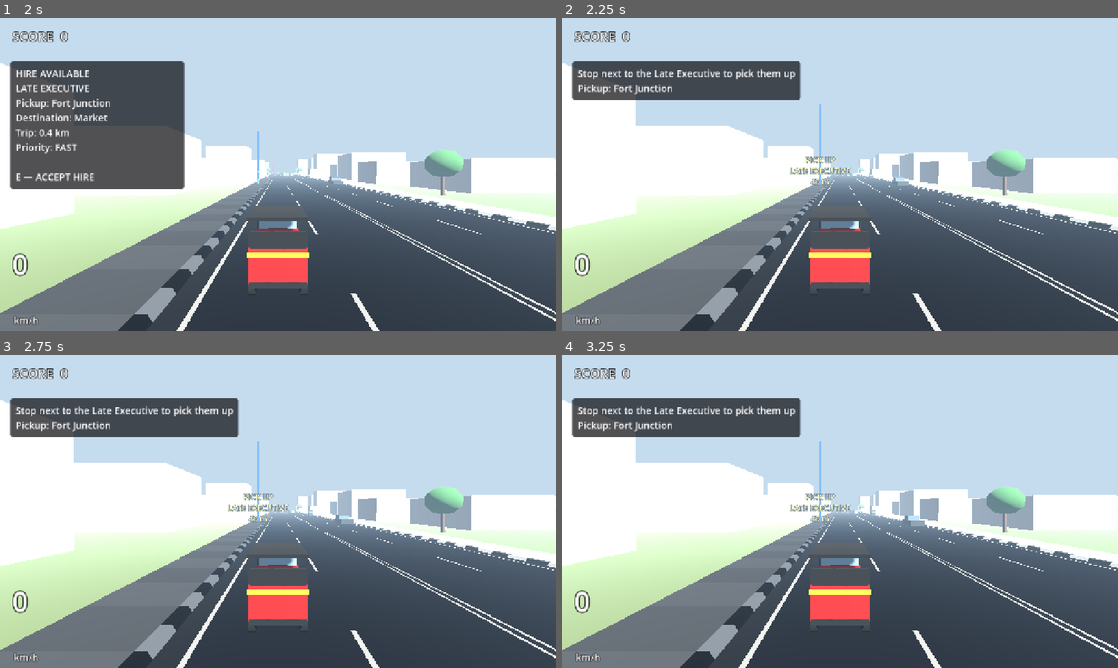
Above: before the commit, frames 1-4 (two rows, left to right).
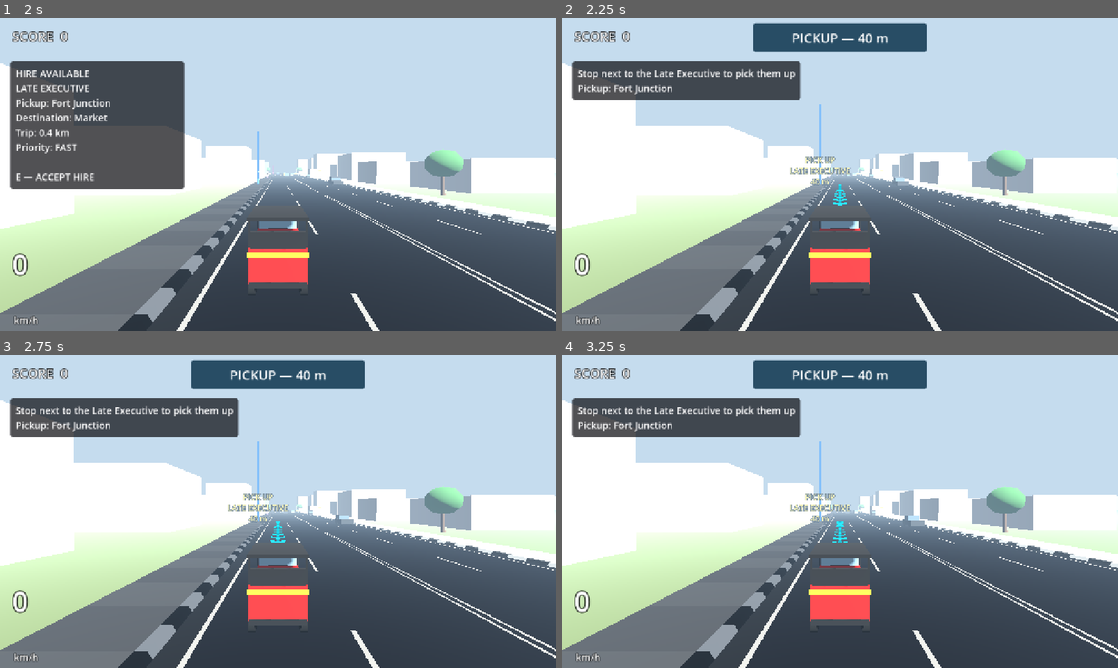
Above: after the commit, the same moments.

Repository: chaven-sl/TukTukColombo
Game: Godot game, scene res://scenes/bootstrap/bootstrap.tscn
The game is run twice, just before and just after one commit, with the same random seed, the same clock (stepped at 60 frames per second) and the same inputs.
Inputs (mouse positions are in pixels of both pictures, inside the frame that each line leads up to):
- Up to frame 1 (2 s): move the mouse to (400, 158) at 0.52 s; hold D (steer_right) 0.53-1.25 s; hold H (horn) 0.53-1.25 s; click (400, 158) at 0.67 s; tap Enter at 1.25 s; drag from (166, 190) to (250, 237) at 1.27 s
- Up to frame 2 (2.25 s): move the mouse to (895, 105) at 2.02 s; hold D (steer_right) from 2.03 s (still down); hold E (interact) from 2.03 s (still down)
- Up to frame 3 (2.75 s): keep holding D (steer_right); keep holding E (interact); tap H (horn) at 2.3 s
- Up to frame 4 (3.25 s): release D (steer_right) at 2.75 s; release E (interact) at 2.75 s; drag from (812, 574) to (673, 464) at 2.77 s

Frame 1 is identical in both runs. In frame 2, 3.0% of the frame differs, in the area x 34-66%, y 1-60%; in frame 3, 3.0%; in frame 4, 3.0%.

Commit message:
feat(platform): wire GPS, incidents and bubbles; telemetry; APK 0.0.3a1
Composition root sets up RouteGuidance, TrafficIncidentManager and
IncidentBubbles (seeded in perf test). F1 overlay adds TOUCH, ROUTE and
INCIDENT telemetry. Debug APK version 0.0.3a1 (code 4).

Co-Authored-By: Claude Opus 5.5 <noreply@anthropic.com>

Diff:
--- a/scenes/prototype/prototype_main.gd
+++ b/scenes/prototype/prototype_main.gd
@@ -20,6 +20,8 @@
 @onready var touch_input: TouchInputSource = $TouchInput
 @onready var perf_monitor: SessionPerformanceMonitor = $PerformanceMonitor
 @onready var perf_test: DevicePerfTest = $DevicePerfTest
+@onready var guidance: RouteGuidance = $RouteGuidance
+@onready var incidents: TrafficIncidentManager = $TrafficIncidentManager
 
 ## LOW, MEDIUM, HIGH (indexed by GraphicsProfile.Tier).
 @export var graphics_profiles: Array[Resource] = []
@@ -27,6 +29,7 @@
 ## Fixed seeds for deterministic tests (0 = random).
 var human_seed := 0
 var offer_seed := 0
+var incident_seed := 0
 ## Touch or keyboard, decided once at startup (InputMode).
 var touch_mode := false
 var graphics_tier: GraphicsProfile.Tier = GraphicsProfile.Tier.HIGH
@@ -53,9 +56,12 @@
 	offers.setup(pedestrians, network, humans, offer_seed)
 	rides.setup(player, offers, humans, network, scoring)
 	hud.setup(player, scoring)
-	ride_hud.setup(rides, offers, self)
+	guidance.setup(rides, network, player)
+	incidents.setup(traffic, humans, player, incident_seed)
+	ride_hud.setup(rides, offers, self, guidance)
 	debug_overlay.setup(player, traffic, network, scoring, near_miss)
 	debug_overlay.setup_world(humans, rides, pedestrians)
+	debug_overlay.setup_v003a1(guidance, incidents, mobile_controls.state)
 	_setup_platform()
 	GameState.reset_session()
 	if perf_seconds > 0.0:
@@ -86,6 +92,7 @@
 	touch_input.enabled = on
 	mobile_controls.set_active(on)
 	hud.set_touch_layout(on)
+	ride_hud.touch_mode = on
 	pause.set_keyboard_hints(not on)
 
 
@@ -115,3 +122,4 @@
 	traffic.rng_seed = 7
 	human_seed = 7
 	offer_seed = 7
+	incident_seed = 7
--- a/scenes/prototype/prototype_main.tscn
+++ b/scenes/prototype/prototype_main.tscn
@@ -37,6 +37,11 @@
 [ext_resource type="Resource" path="res://resources/platform/graphics_low.tres" id="35_gfxlow"]
 [ext_resource type="Resource" path="res://resources/platform/graphics_medium.tres" id="36_gfxmed"]
 [ext_resource type="Resource" path="res://resources/platform/graphics_high.tres" id="37_gfxhigh"]
+[ext_resource type="Script" path="res://scripts/navigation/route_guidance.gd" id="38_gps"]
+[ext_resource type="Resource" path="res://resources/navigation/route_guidance.tres" id="39_gpscfg"]
+[ext_resource type="Script" path="res://scripts/traffic/traffic_incident_manager.gd" id="40_incidents"]
+[ext_resource type="Resource" path="res://resources/traffic/incident_config.tres" id="41_inccfg"]
+[ext_resource type="Script" path="res://scripts/ui/incident_bubbles.gd" id="42_bubbles"]
 
 [sub_resource type="Environment" id="Environment_main"]
 background_mode = 1
@@ -126,3 +131,14 @@
 
 [node name="DevicePerfTest" type="Node" parent="."]
 script = ExtResource("34_perftest")
+
+[node name="RouteGuidance" type="Node3D" parent="."]
+script = ExtResource("38_gps")
+config = ExtResource("39_gpscfg")
+
+[node name="TrafficIncidentManager" type="Node" parent="."]
+script = ExtResource("40_incidents")
+config = ExtResource("41_inccfg")
+
+[node name="IncidentBubbles" type="Node3D" parent="."]
+script = ExtResource("42_bubbles")
--- a/scripts/debug/debug_overlay.gd
+++ b/scripts/debug/debug_overlay.gd
@@ -22,6 +22,9 @@
 var _humans: HumanManager
 var _rides: RideManager
 var _pedestrians: PedestrianNetwork
+var _guidance: RouteGuidance
+var _incidents: TrafficIncidentManager
+var _touch: TouchControlState
 
 
 func setup(player: TukController, traffic: TrafficManager, network: RoadNetwork,
@@ -52,6 +55,12 @@
 	_apply_flags()
 
 
+func setup_v003a1(guidance: RouteGuidance, incidents: TrafficIncidentManager, touch: TouchControlState) -> void:
+	_guidance = guidance
+	_incidents = incidents
+	_touch = touch
+
+
 func _ready() -> void:
 	process_mode = Node.PROCESS_MODE_ALWAYS
 	layer = 50
@@ -184,6 +193,35 @@
 		lines.append("  crossings started %d done %d abandoned %d   reactions %d   pedestrian danger %d   impacts %d" % [
 				_humans.stats_crossings_started, _humans.stats_crossings_completed, _humans.stats_crossings_abandoned,
 				_humans.stats_reactions, _humans.stats_danger_events, _humans.stats_impacts])
+	if _touch != null:
+		lines.append("")
+		lines.append("TOUCH")
+		lines.append("  steering %s   origin x %.0f   delta %+.1f   output %+.2f" % [
+				"held" if _touch.is_steering() else "free", _touch.steer_origin_x, _touch.steer_delta, _touch.steer])
+	if _guidance != null:
+		lines.append("")
+		lines.append("ROUTE")
+		var plan_len := _guidance.plan.length() if _guidance.plan != null else 0.0
+		lines.append("  phase %s   length %.0f m   progress %.0f m   remaining %.0f m   lateral %.1f m" % [
+				_guidance.phase_name(), plan_len, _guidance.progress, _guidance.remaining_m, _guidance.lateral])
+		lines.append("  next: %s   off-route %s   recalcs %d (suppressed %d, off-route events %d)" % [
+				_guidance.instruction_text(), _guidance.off_route, _guidance.recalc_count, _guidance.suppressed_recalcs, _guidance.off_route_events])
+	if _incidents != null:
+		lines.append("")
+		lines.append("INCIDENT")
+		if _incidents.is_active():
+			var ev := _incidents.last_event
+			lines.append("  phase %s  %.1f s   tier %s   %s %.0f km/h   agent #%d   temperament %s   driver %s" % [
+					_incidents.phase_name(), _incidents.elapsed, IncidentRules.Tier.keys()[_incidents.tier],
+					CollisionEvent.Severity.keys()[ev.severity] if ev != null else "-", ev.impact_speed_kmh() if ev != null else 0.0,
+					_incidents.agent.agent_id if _incidents.agent != null else -1,
+					_incidents.temperament.id if _incidents.temperament != null else &"-",
+					HumanAgent.State.keys()[_incidents.driver.state] if _incidents.driver != null else "in vehicle"])
+		else:
+			lines.append("  none")
+		lines.append("  light %d  altercations %d  exits %d  suppressed %d  follower horns %d  timeouts %d  world ignored %d" % [
+				_incidents.stats_light, _incidents.stats_altercations, _incidents.stats_driver_exits, _incidents.stats_suppressed,
+				_incidents.stats_follower_horns, _incidents.stats_timeouts, _incidents.stats_ignored_world])
 	lines.append("")
 	lines.append("F1 overlay  F2 traffic  F3 vehicle  F4 humans  E accept ride  R reset  Esc pause")
 	return "\n".join(lines)
Not shown, changed: export_presets.cfg
Not shown: 1 places in scenes/prototype/prototype_main.tscn that only renumber resources
